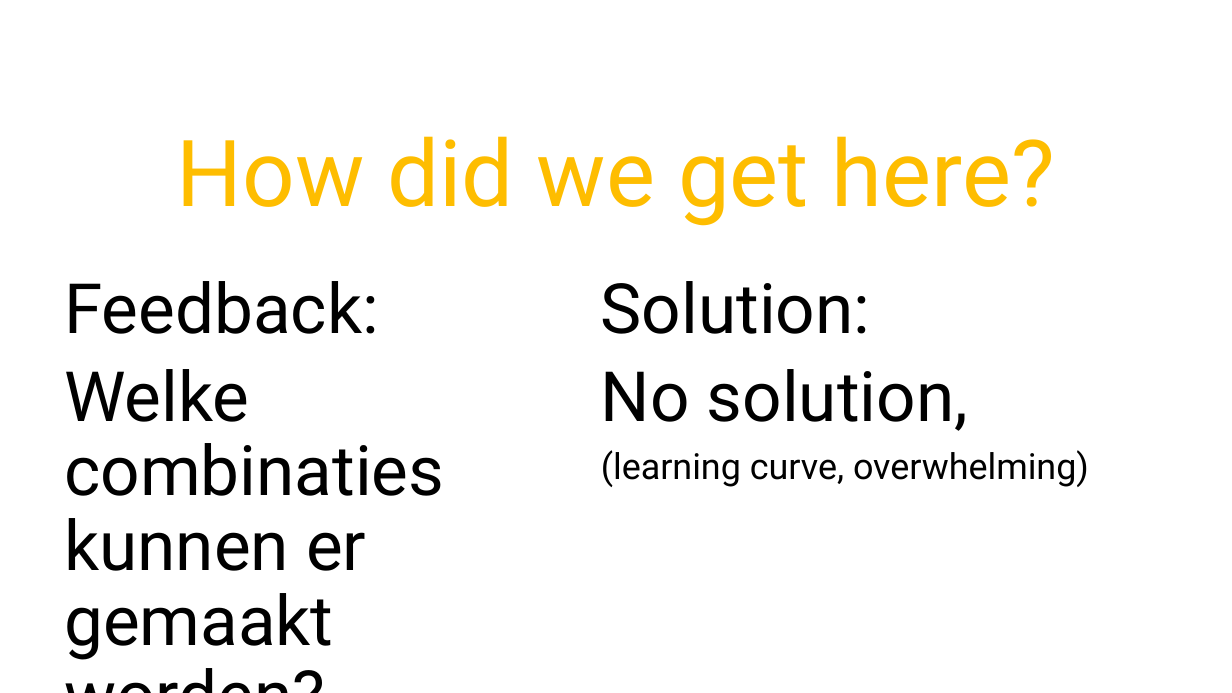
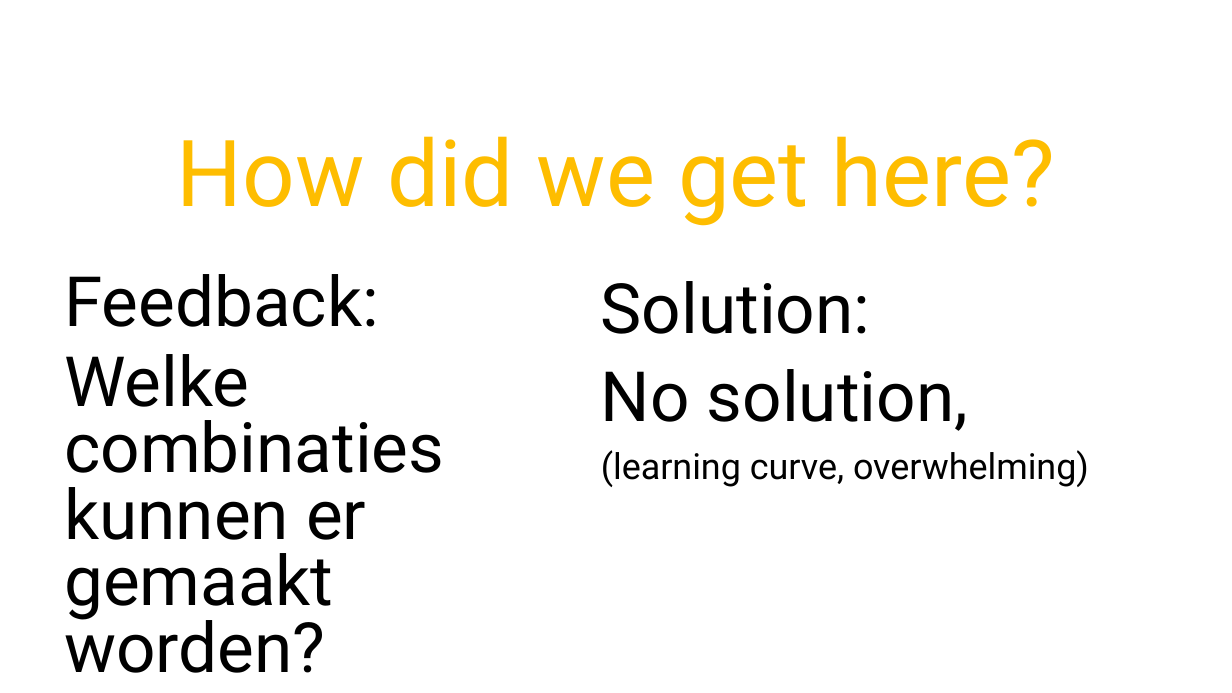
Before and after one commit to LukasVanDenBranden/GameScript-BoardGame, a slide deck: slide 18 of SuperAutoPetsPresentation.pptx. Drawn at 1232x693 pixels with LibreOffice and Linux fonts; fonts in the diff are those of the drawing. Boxes give left, top, right and bottom in pixels: in the first picture for what was removed or moved away, otherwise in the second. Text is boxed around its words. In the diff, an @@ line names an element or a change of style, - is before the commit and + after.

```diff
--- a/SuperAutoPetsPresentation.pptx
+++ b/SuperAutoPetsPresentation.pptx
@@ text "Feedback:" at box(64, 274, 444, 673): line spacing 0.9 to 0.8 @@
```
Also in this commit, not shown: 3 other slides changed.
